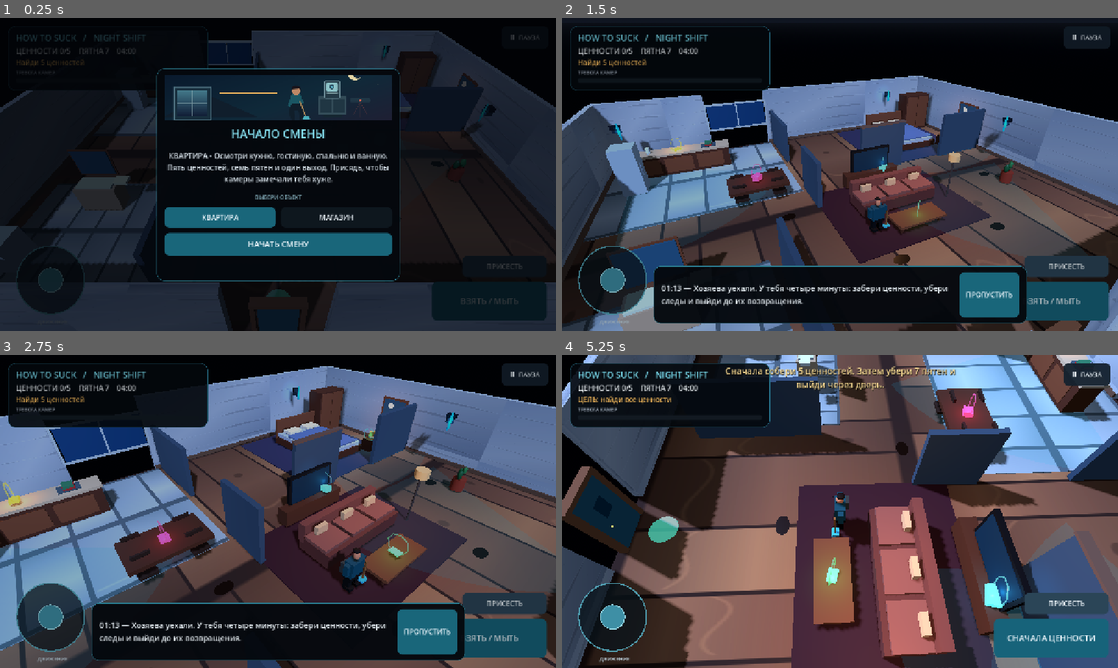
Above: before the commit, frames 1-4 (two rows, left to right).
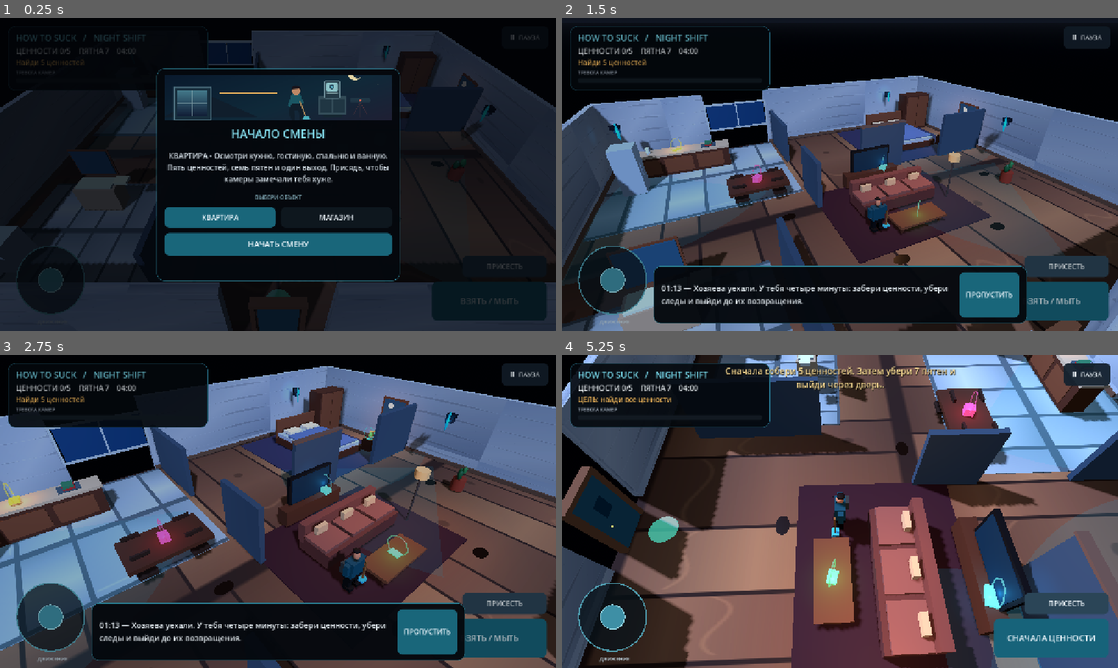
Above: after the commit, the same moments.

Repository: kirovo389-creator/How-to-suck
Game: Godot game, scene res://scenes/main.tscn
Same seed, same stepped clock (60 frames per second), same inputs: the game is played once before the commit and once after it. Sound files missing from this copy of the repository are replaced by a short silence.
Inputs (mouse positions are in pixels of both pictures, inside the frame that each line leads up to):
- Up to frame 1 (0.25 s): no input
- Up to frame 2 (1.5 s): click "НАЧАТЬ СМЕНУ" at 0.5 s; move the mouse to (962, 158) at 1.27 s; hold Right (ui_right) from 1.28 s (still down); click (962, 158) at 1.42 s
- Up to frame 3 (2.75 s): release Right (ui_right) at 2 s; drag from (166, 527) to (250, 574) at 2.02 s
- Up to frame 4 (5.25 s): move the mouse to (895, 442) at 2.77 s; hold Right (ui_right) 2.78-3.5 s; drag from (812, 574) to (673, 464) at 3.52 s; move the mouse to (1006, 558) at 4.27 s; hold Left (ui_left) 4.28-5 s; drag from (673, 464) to (756, 433) at 5.02 s

The runs differ from the first frame. In frame 1, less than 0.1% of the frame differs, in the area x 68-89%, y 8-38%; in frame 2, 0.1%; in frame 3, 0.3%; in frame 4, 0.8%, in the area x 47-100%, y 0-100%.

Commit message:
Keep player controls locked during calls and cinematics when resuming

Diff:
--- a/scripts/game.gd
+++ b/scripts/game.gd
@@ -162,7 +162,7 @@
             call_active = false
             hud.hide_call()
             player.set_mobile_direction(Vector2.ZERO)
-            player.set_physics_process(true)
+            _sync_player_processing()
             alert_level = minf(100.0, alert_level + 22.0)
             hud.toast("Звонок пропущен. " + ("Управляющий ускорил возвращение." if level_id == "store" else "Хозяева ускорили возвращение."))
             _play_sound("alert")
@@ -234,7 +234,7 @@
     cutscene_playing = false
     cutscene_elapsed = 0.0
     player.set_mobile_direction(Vector2.ZERO)
-    player.set_physics_process(true)
+    _sync_player_processing()
     hud.hide_cutscene()
     hud.toast("Сначала собери 5 ценностей. Затем убери 7 пятен и выйди через дверь.")
     _refresh_status()
@@ -384,7 +384,7 @@
     call_active = false
     hud.hide_call()
     player.set_mobile_direction(Vector2.ZERO)
-    player.set_physics_process(true)
+    _sync_player_processing()
     alert_level = maxf(0.0, alert_level - 24.0)
     time_left = minf(240.0, time_left + 8.0)
     hud.toast(("Ты успокоил управляющего." if level_id == "store" else "Ты успокоил хозяев.") + " Тревога снизилась, но время продолжает идти.")
@@ -397,7 +397,7 @@
     call_active = false
     hud.hide_call()
     player.set_mobile_direction(Vector2.ZERO)
-    player.set_physics_process(true)
+    _sync_player_processing()
     alert_level = minf(100.0, alert_level + 18.0)
     hud.toast("Ты сбросил звонок. Подозрения выросли.")
     _play_sound("alert")
@@ -431,7 +431,13 @@
         sfx.stream_paused = false
     hud.show_pause(false)
     player.set_mobile_direction(Vector2.ZERO)
-    player.set_physics_process(true)
+    _sync_player_processing()
+
+func _sync_player_processing() -> void:
+    if not is_instance_valid(player):
+        return
+    var controls_allowed: bool = shift_started and not paused and not call_active and not cutscene_playing and not ended and not _ending_cutscene_active
+    player.set_physics_process(controls_allowed)
 
 func _restart_game() -> void:
     get_tree().reload_current_scene()
